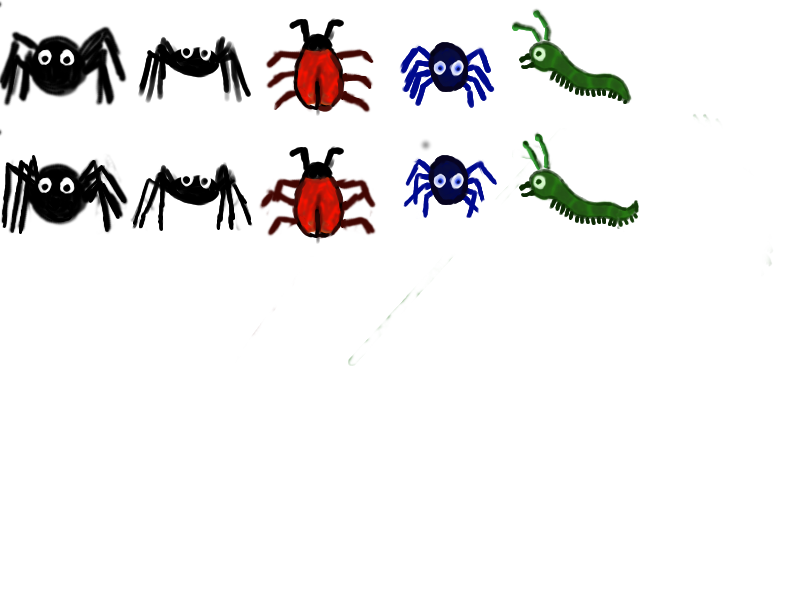
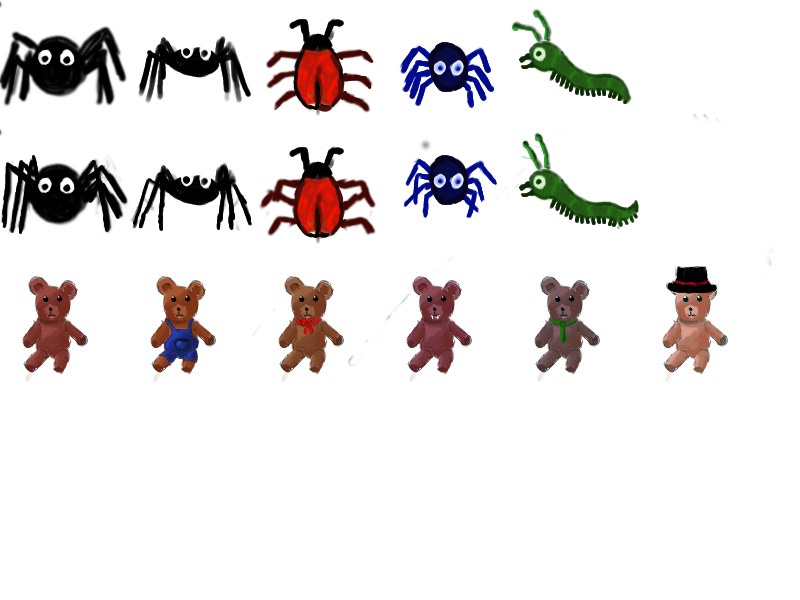
Comparing the layer stacks of the two 800x600 images. Changes:
painted on "New Layer" over [159, 266, 720, 367]
painted on "Background" over [22, 266, 728, 383]
